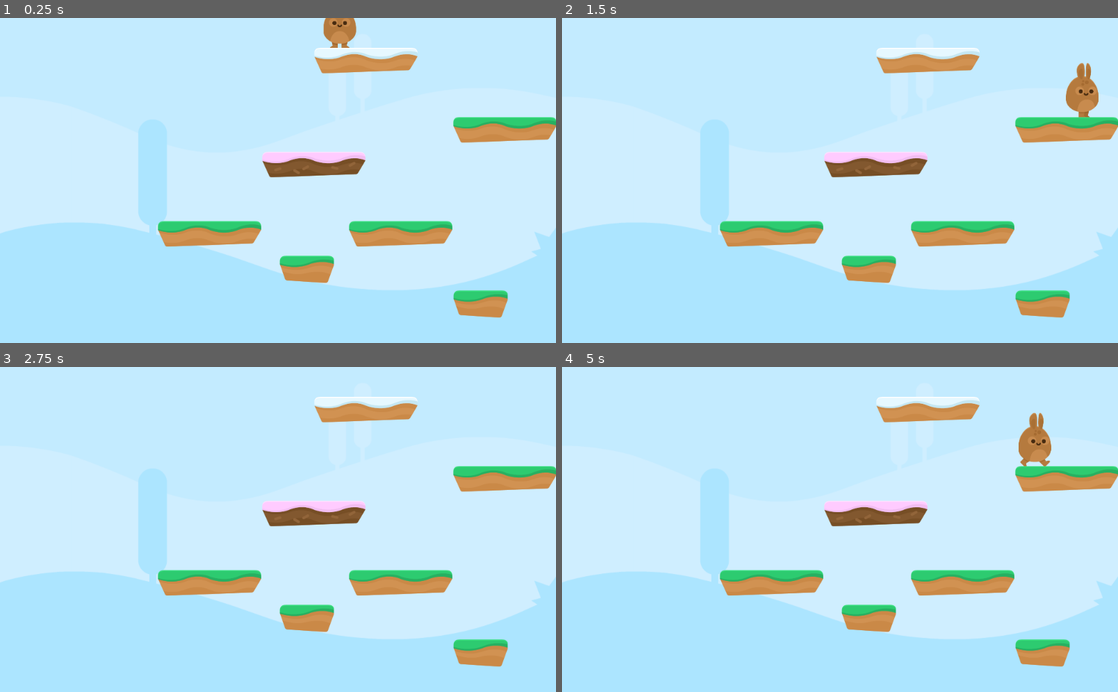
Above: before the commit, frames 1-4 (two rows, left to right).
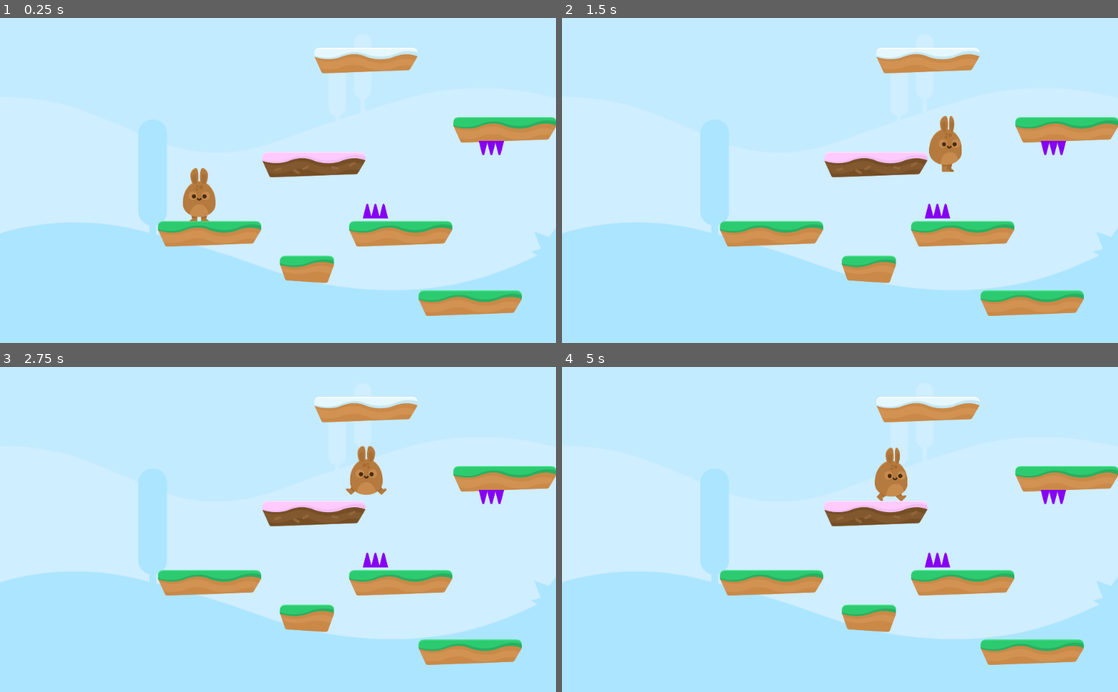
Above: after the commit, the same moments.

Repository: FireBorn123/HoppyDays_3.1.1
Game: Godot game, scene res://Levels/Level1.tscn
Two runs of this game, one before a commit and one after it. Both use one fixed random seed, a clock stepped at 60 frames per second and the inputs below.
Inputs (mouse positions are in pixels of both pictures, inside the frame that each line leads up to):
- Up to frame 1 (0.25 s): no input
- Up to frame 2 (1.5 s): hold D (Right) from 0.53 s (still down); tap Space (Jump) at 0.77 s
- Up to frame 3 (2.75 s): tap Space (Jump) at 1.52 s; release D (Right) at 2.03 s; hold A (Left) from 2.03 s (still down)
- Up to frame 4 (5 s): release A (Left) at 2.78 s; hold D (Right) 2.78-3.5 s; tap Space (Jump) at 3.02, 4.52 s; click (895, 542) at 3.5 s; tap Enter at 4.25 s; hold D (Right) from 4.28 s (still down)

The runs differ from the first frame. In frame 1, 2.3% of the frame differs, in the area x 32-94%, y 0-93%; in frame 2, 2.5%; in frame 3, 1.8%; in frame 4, 2.5%, in the area x 56-94%, y 14-93%.

Commit message:
Lecture 31: Area2D - Making Spike Hazards

Diff:
--- /dev/null
+++ b/Hazards/Hazards.gd
@@ -0,0 +1,7 @@
+extends Area2D
+
+
+
+func _on_SpikeTop_body_entered(body):
+	if body.has_method("Hurt"):
+		body.Hurt()
--- /dev/null
+++ b/Hazards/SpikeBottom.tscn
@@ -0,0 +1,14 @@
+[gd_scene load_steps=3 format=2]
+
+[ext_resource path="res://Hoppy-Days-Assets/GFX/Environment/spikes_bottom.png" type="Texture" id=1]
+[ext_resource path="res://Hazards/Hazards.gd" type="Script" id=2]
+
+[node name="SpikeBottom" type="Area2D"]
+script = ExtResource( 2 )
+
+[node name="Sprite" type="Sprite" parent="."]
+modulate = Color( 0.592157, 0, 0.996078, 1 )
+texture = ExtResource( 1 )
+
+[node name="CollisionPolygon2D" type="CollisionPolygon2D" parent="."]
+polygon = PoolVector2Array( -46.6084, -26.2605, 47.419, -26.5254, 33.1162, 26.4478, -32.8354, 26.7127 )
--- /dev/null
+++ b/Hazards/SpikeTop.tscn
@@ -0,0 +1,17 @@
+[gd_scene load_steps=3 format=2]
+
+[ext_resource path="res://Hoppy-Days-Assets/GFX/Environment/spikes_top.png" type="Texture" id=1]
+[ext_resource path="res://Hazards/Hazards.gd" type="Script" id=2]
+
+[node name="SpikeTop" type="Area2D"]
+modulate = Color( 0.592157, 0, 0.996078, 1 )
+collision_layer = 4
+script = ExtResource( 2 )
+
+[node name="Sprite" type="Sprite" parent="."]
+texture = ExtResource( 1 )
+
+[node name="CollisionPolygon2D" type="CollisionPolygon2D" parent="."]
+polygon = PoolVector2Array( -33.0391, -27.0759, -46.9139, 27.1619, 47.3313, 26.3249, 32.7611, -26.6555 )
+
+[connection signal="body_entered" from="." to="." method="_on_SpikeTop_body_entered"]
--- a/Levels/Level1.tscn
+++ b/Levels/Level1.tscn
@@ -1,12 +1,14 @@
-[gd_scene load_steps=3 format=2]
+[gd_scene load_steps=5 format=2]
 
 [ext_resource path="res://Levels/Tileset.tres" type="TileSet" id=1]
 [ext_resource path="res://Player/Player.tscn" type="PackedScene" id=2]
+[ext_resource path="res://Hazards/SpikeTop.tscn" type="PackedScene" id=3]
+[ext_resource path="res://Hazards/SpikeBottom.tscn" type="PackedScene" id=4]
 
 [node name="Node2D" type="Node2D"]
 
 [node name="Player" parent="." instance=ExtResource( 2 )]
-position = Vector2( 733.403, -450.917 )
+position = Vector2( 215.91, 215.791 )
 collision_mask = 2
 
 [node name="Camera2D" type="Camera2D" parent="."]
@@ -18,4 +20,46 @@
 tile_set = ExtResource( 1 )
 collision_layer = 2
 format = 1
-tile_data = PoolIntArray( -1507281, 6, 0, -1310681, 6, 0, -1 …(412 unchanged characters)…  0, 0, 589848, 2, 0, 589934, 0, 0, 655378, 3, 0, 786523, 0, 0, 786555, 0, 0, 852086, 5, 0, 983151, 5, 0, 1048677, 0, 0 )
+tile_data = PoolIntArray( -1507281, 6, 0, -1310681, 6, 0, -1 …(412 unchanged characters)…  0, 0, 589848, 2, 0, 589934, 0, 0, 655376, 2, 0, 786523, 0, 0, 786555, 0, 0, 852086, 5, 0, 983151, 5, 0, 1048677, 0, 0 )
+
+[node name="Hazards" type="Node" parent="."]
+
+[node name="SpikeTop" parent="Hazards" instance=ExtResource( 3 )]
+position = Vector2( 395.168, -538.704 )
+
+[node name="SpikeTop6" parent="Hazards" instance=ExtResource( 3 )]
+position = Vector2( 1604.77, -1183.19 )
+
+[node name="SpikeTop7" parent="Hazards" instance=ExtResource( 3 )]
+position = Vector2( 3214.39, -1497.49 )
+
+[node name="SpikeTop8" parent="Hazards" instance=ExtResource( 3 )]
+position = Vector2( 4236.68, -1056.2 )
+
+[node name="SpikeTop2" parent="Hazards" instance=ExtResource( 3 )]
+position = Vector2( 865.039, 347.065 )
+
+[node name="SpikeTop3" parent="Hazards" instance=ExtResource( 3 )]
+position = Vector2( 2192.11, -154.553 )
+
+[node name="SpikeTop4" parent="Hazards" instance=ExtResource( 3 )]
+position = Vector2( 1823.83, 543.903 )
+
+[node name="SpikeTop5" parent="Hazards" instance=ExtResource( 3 )]
+position = Vector2( 3252.49, -94.2321 )
+
+[node name="SpikeBottom" parent="Hazards" instance=ExtResource( 4 )]
+position = Vector2( 1746.14, -263.509 )
+
+[node name="SpikeBottom5" parent="Hazards" instance=ExtResource( 4 )]
+position = Vector2( 4793.95, -723.855 )
+script = null
+
+[node name="SpikeBottom2" parent="Hazards" instance=ExtResource( 4 )]
+position = Vector2( 2625.56, -1155.63 )
+
+[node name="SpikeBottom3" parent="Hazards" instance=ExtResource( 4 )]
+position = Vector2( 1292.14, 114.293 )
+
+[node name="SpikeBottom4" parent="Hazards" instance=ExtResource( 4 )]
+position = Vector2( 2066.8, -6.34961 )
--- a/Player/Player.gd
+++ b/Player/Player.gd
@@ -2,11 +2,13 @@
 
 var motion = Vector2(0, 0)
 
-const SPEED = 700
+const SPEED = 800
 const GRAVITY = 400
 const UP = Vector2(0, -1)
-const JUMP_SPEED = 3900
+const JUMP_SPEED = 3800
 const World_Limit = 3000
+
+var lives = 3
 
 signal animate
 
@@ -46,3 +48,11 @@
 
 func End_Game():
 	get_tree().change_scene("res://Levels/GameOver.tscn")
+
+func Hurt():
+	position.y -= 1
+	yield(get_tree(), "idle_frame")
+	motion.y -= JUMP_SPEED
+	lives -= 1
+	if lives <= 0:
+		End_Game()
--- a/Player/Player.tscn
+++ b/Player/Player.tscn
@@ -13,6 +13,7 @@
 
 [node name="Player" type="KinematicBody2D"]
 position = Vector2( 487.681, 262.277 )
+collision_mask = 6
 script = ExtResource( 1 )
 __meta__ = {
 "_edit_group_": true
--- a/project.godot
+++ b/project.godot
@@ -44,6 +44,7 @@
 
 2d_physics/layer_1="Player"
 2d_physics/layer_2="Terrain"
+2d_physics/layer_3="Hazards"
 
 [rendering]
 
